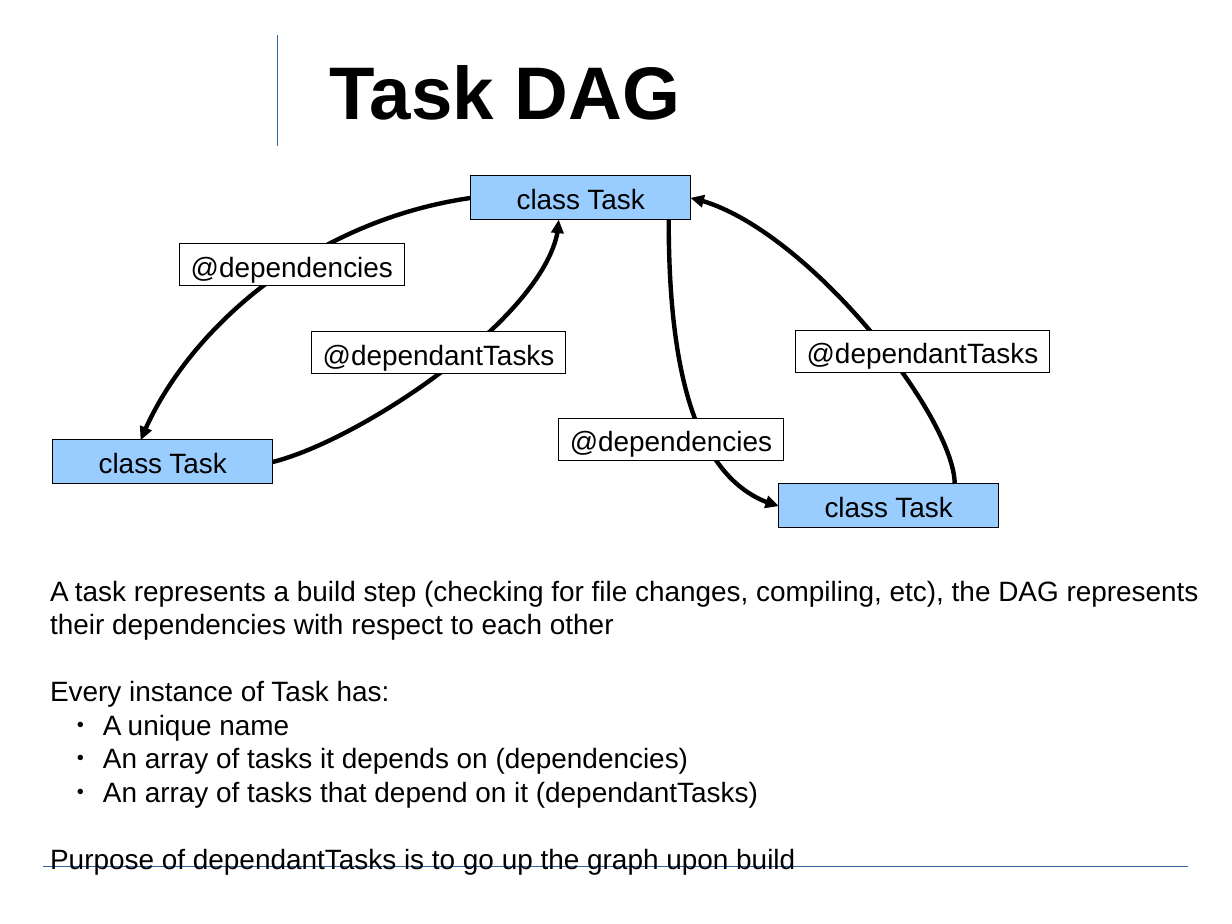
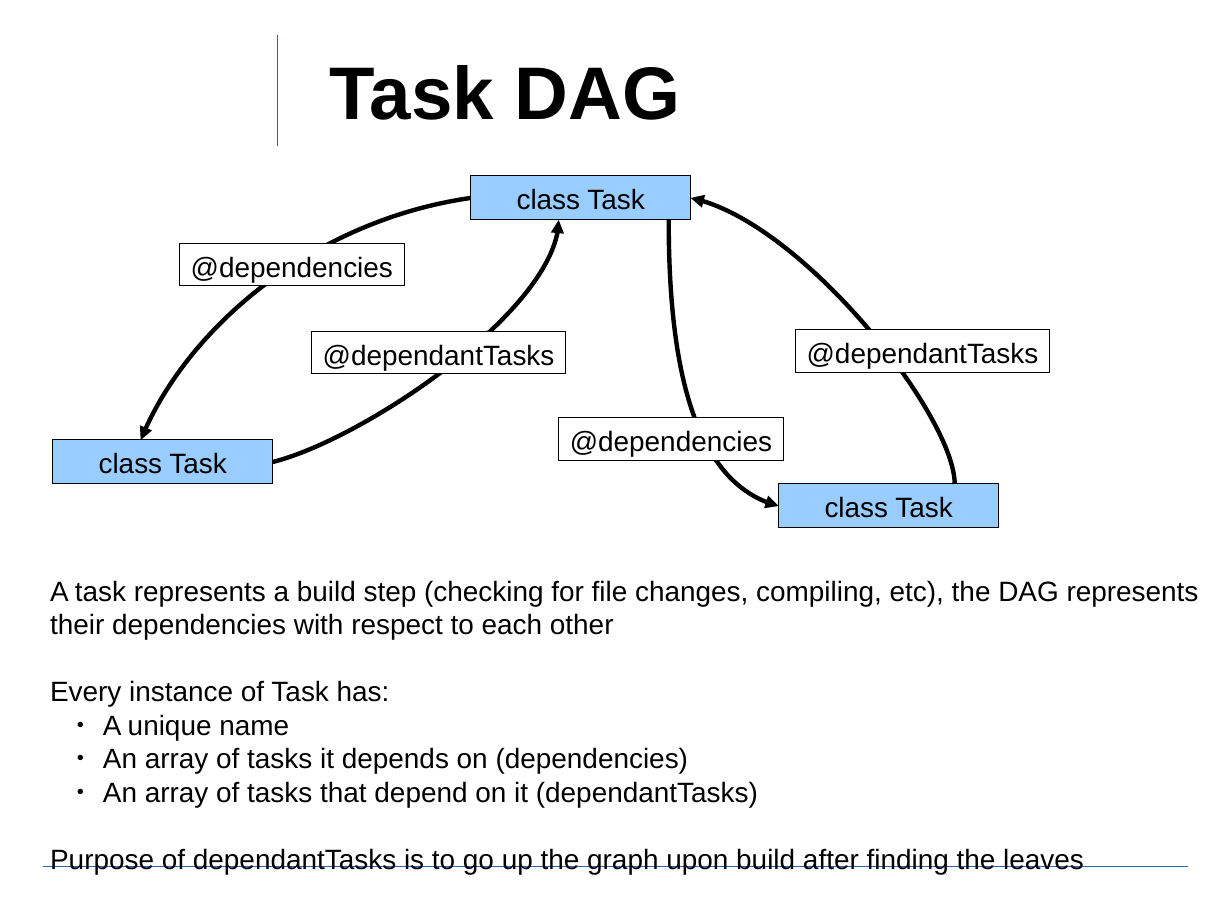
Before and after one commit to ewuenf/Makr, a slide deck: slide 7 of doc/concepts/Makr_Concepts.01.odp (slide 6 before the commit). Drawn at 1232x924 pixels with LibreOffice and Linux fonts; fonts in the diff are those of the drawing; background and template pictures are left out. Boxes give left, top, right and bottom in pixels: in the first picture for what was removed or moved away, otherwise in the second. Text is boxed around its words. In the diff, an @@ line names an element or a change of style, - is before the commit and + after.

```diff
--- a/doc/concepts/Makr_Concepts.01.odp
+++ b/doc/concepts/Makr_Concepts.01.odp
@@ text at [50, 848, 1084, 874]: text changed @@
-Purpose of dependantTasks is to go up the graph upon build
+Purpose of dependantTasks is to go up the graph upon build after finding the leaves
```
Also in this commit, not shown: 7 other slides changed, 14 slides added.
